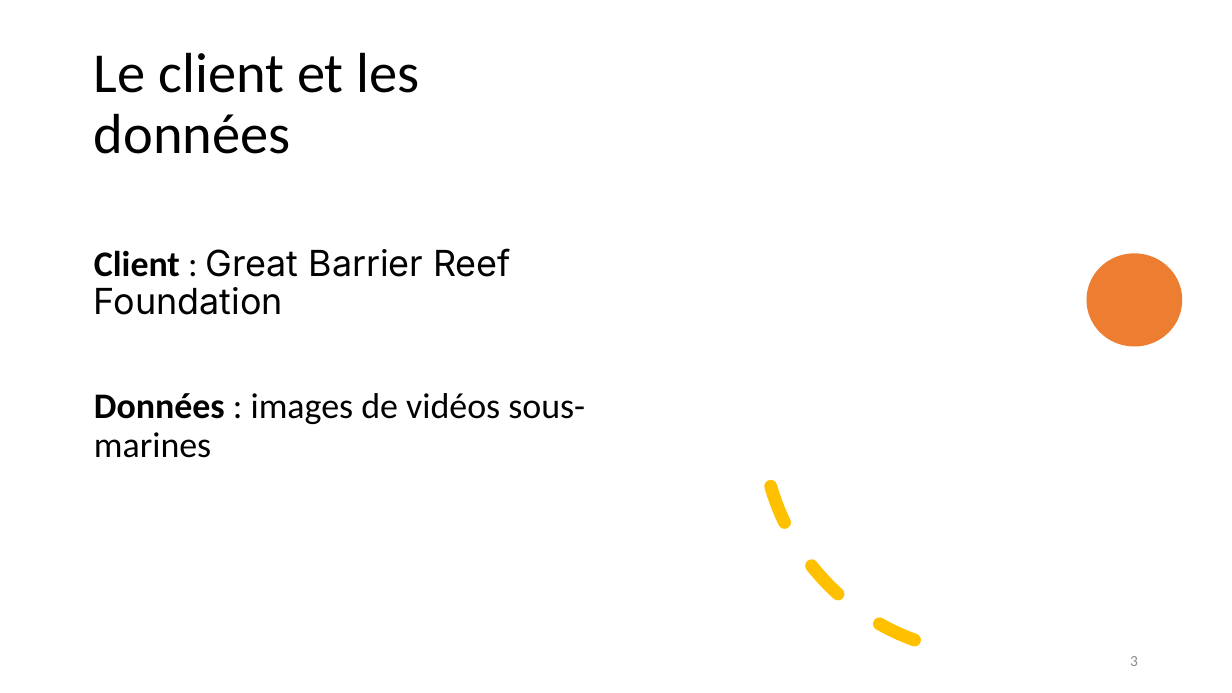
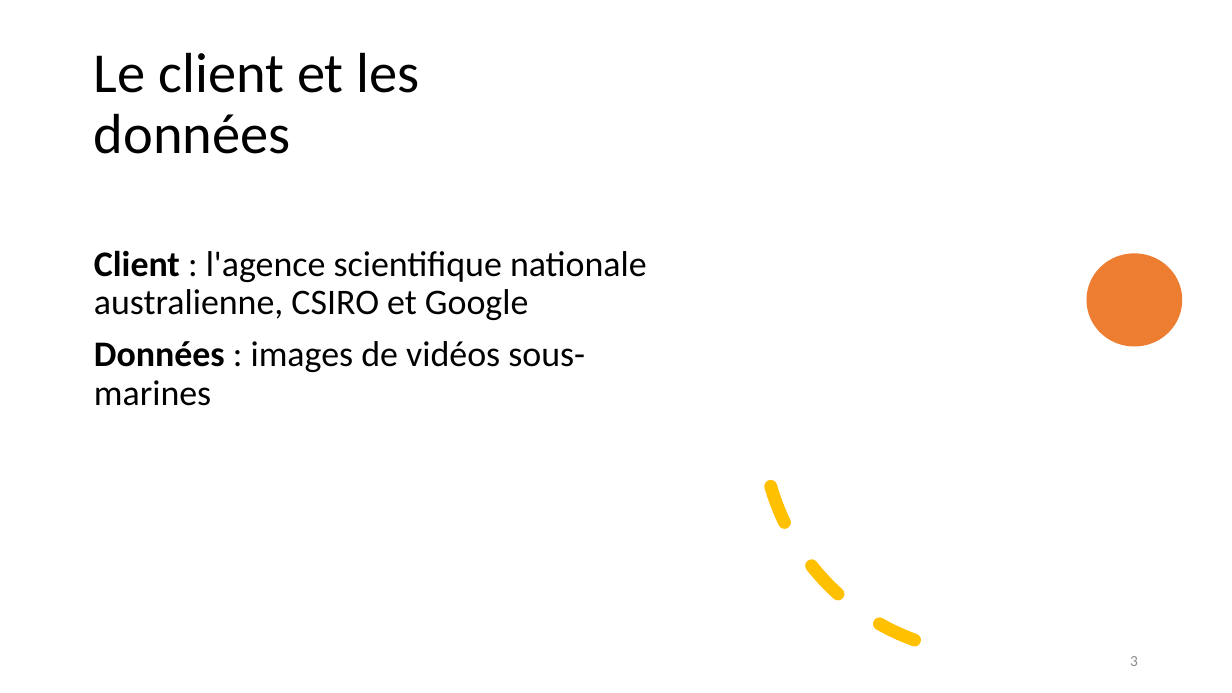
Before and after one commit to EliAd152693/OpenClasseroomsProjet8, a slide deck: slide 3 of OC_IML_P8_Presentation.pptx. Drawn at 1232x693 pixels with LibreOffice and Linux fonts; fonts in the diff are those of the drawing. Boxes give left, top, right and bottom in pixels: in the first picture for what was removed or moved away, otherwise in the second. Text is boxed around its words. In the diff, an @@ line names an element or a change of style, - is before the commit and + after.

```diff
--- a/OC_IML_P8_Presentation.pptx
+++ b/OC_IML_P8_Presentation.pptx
@@ text at [94, 250, 647, 320]: text changed; font Inter to Calibri @@
-Client : Great Barrier Reef Foundation
+Client : l'agence scientifique nationale australienne, CSIRO et Google
```
Also in this commit, not shown: 1 other slide changed, 8 other files.
